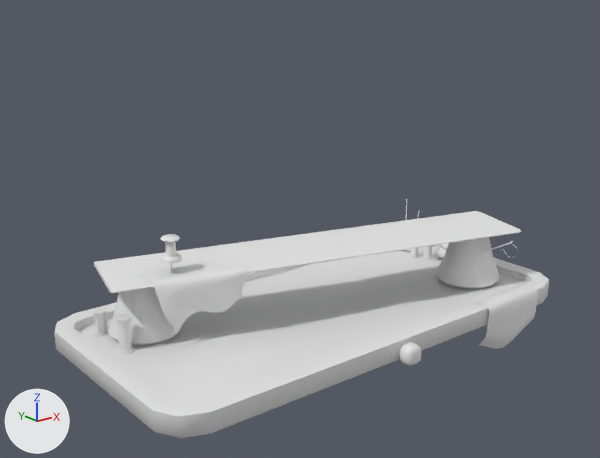
An edit to the FBX model Procedural Map Generation/Assets/AmbientAssets/IslandModels/Level.5.fbx, drawn before and after from the same camera.
Before and after are seen from a 50 mm camera at (-52.5, -61.7, 34.1) aimed at (-2.7, 0.6, 9.2). Lighting does not change. The marker at lower left points along +X, +Y and +Z. The picture after the commit comes second. Where no turn or scale is listed for an object, it has been applied to the vertices.

Objects in the first picture: 'Level.5', 'TecidoComFisica'.
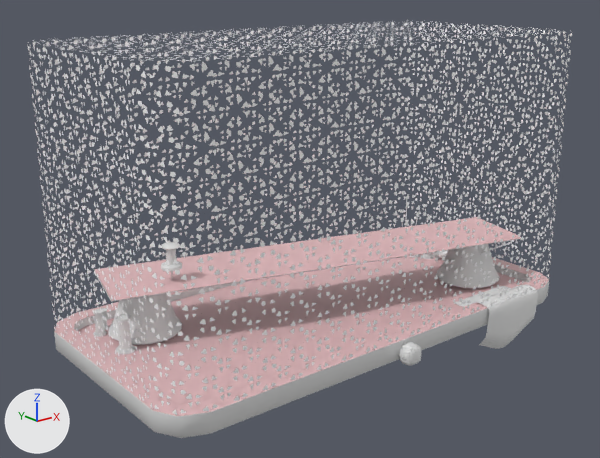
What differs and where, as boxes [x1, y1, x2, y2] in the pictures (600 x 458 px; the box of a moved part takes in the faces that stretch with it):
'Level.5', reshaped, recoloured (white to pink): [54, 199, 549, 438] in both
'Wall.007', added: after [27, 21, 572, 415]
'TecidoComFisica', deleted: before [138, 255, 246, 334]
part 1 of me_plane_004, moved or reshaped: before [94, 211, 522, 293]; after [94, 217, 521, 302]
part 2 of me_plane_004, moved or reshaped: before [160, 234, 182, 270]; after [161, 242, 182, 273]
part 3 of me_plane_004, moved or reshaped: before [436, 237, 500, 287]; after [436, 244, 500, 287]
part 4 of me_plane_004, moved or reshaped: before [108, 287, 182, 343]; after [108, 293, 182, 344]
part 5 of me_plane_004, recoloured (white to pink): [54, 217, 549, 416] in both

The change in detail:
Picture 'WallPattern.png' (img_wallpattern_png) is new.
Material 'Floor' (mat_floor) is new.
Its base color is (0.8, 0.515, 0.532) (pink #e7bec1).
Material 'Wall' (mat_wall) is new.
Uses the picture img_wallpattern_png.
me_plane_004 is used by ob_level_5; location (-0.16, 0.59, 1.66).
me_plane_004 had 2524 vertices, 2355 faces and spanned x -25.0..24.8, y -14.3..12.3, z -6.5..8.6.
me_plane_004 now has 2524 vertices, 2355 faces and spans x -25.0..24.8, y -14.3..12.3, z -6.5..7.8.
me_plane_004 part 1: the loose piece of 12 vertices spanning x -22.2..23.4, y -9.3..10.4, z 4.6..5.0 is moved by (0.0, 0.0, -0.8).
me_plane_004 part 2: the loose piece of 160 vertices spanning x -16.6..-14.6, y 1.9..3.9, z 5.0..8.6 is moved by (0.0, 0.0, -0.8).
me_plane_004 part 3: 96 of 2524 vertices moved; they spanned x 15.8..21.3, y -7.1..-1.6, z 1.2..4.6 and now span x 15.5..21.6, y -7.4..-1.3, z -0.2..3.9; mean shift (0.0, 0.0, -0.9); largest move (15.8, -4.4, 1.2) -> (15.5, -4.4, -0.2).
me_plane_004 part 4: 96 of 2524 vertices moved; they spanned x -20.1..-14.6, y 3.0..8.5, z 1.2..4.6 and now span x -20.4..-14.3, y 2.7..8.8, z -0.2..3.9; mean shift (0.0, 0.0, -0.9); largest move (-14.6, 5.7, 1.2) -> (-14.3, 5.7, -0.2).
me_plane_004 part 5: 88 of the faces centred in x -24.6..24.3, y -12.3..11.9, z -1.8..5.0 switch from mat_material_001 (white #e7e7e7) to mat_floor (pink #e7bec1).
Mesh me_plane_005 is new.
It has 696 vertices, 639 faces and spans x -25.0..24.8, y -12.7..12.3, z -0.6..26.4.
It uses material mat_wall.
Object 'TecidoComFisica' (ob_tecidocomfisica) is deleted.
Object 'Wall.007' (ob_wall_007) is new; it shows me_plane_005.
Its location is (-0.16, 0.59, 1.66).
